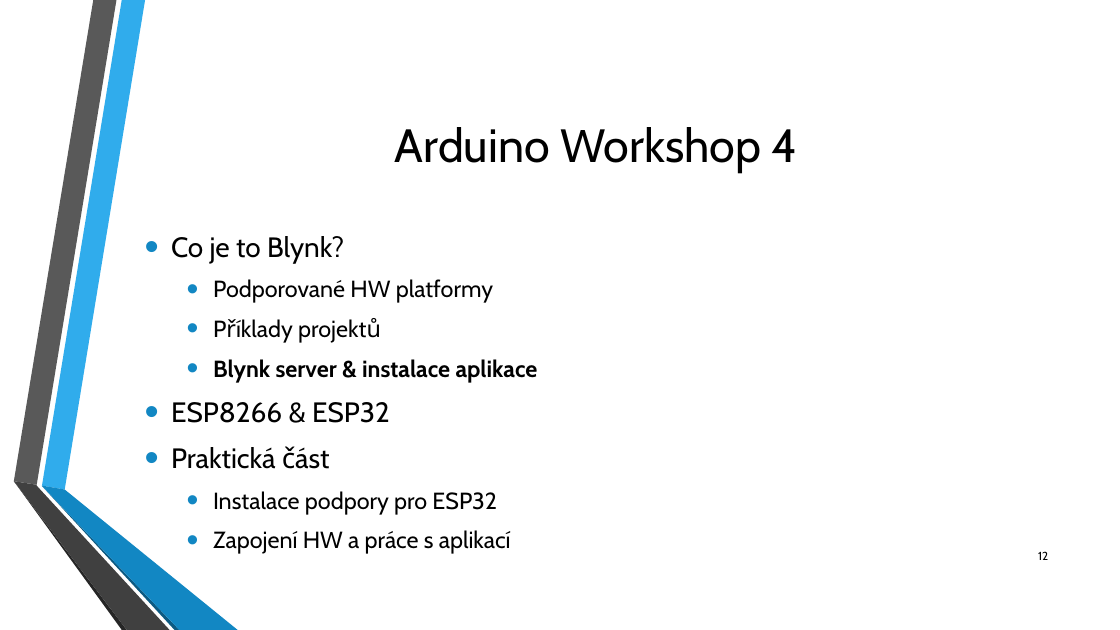
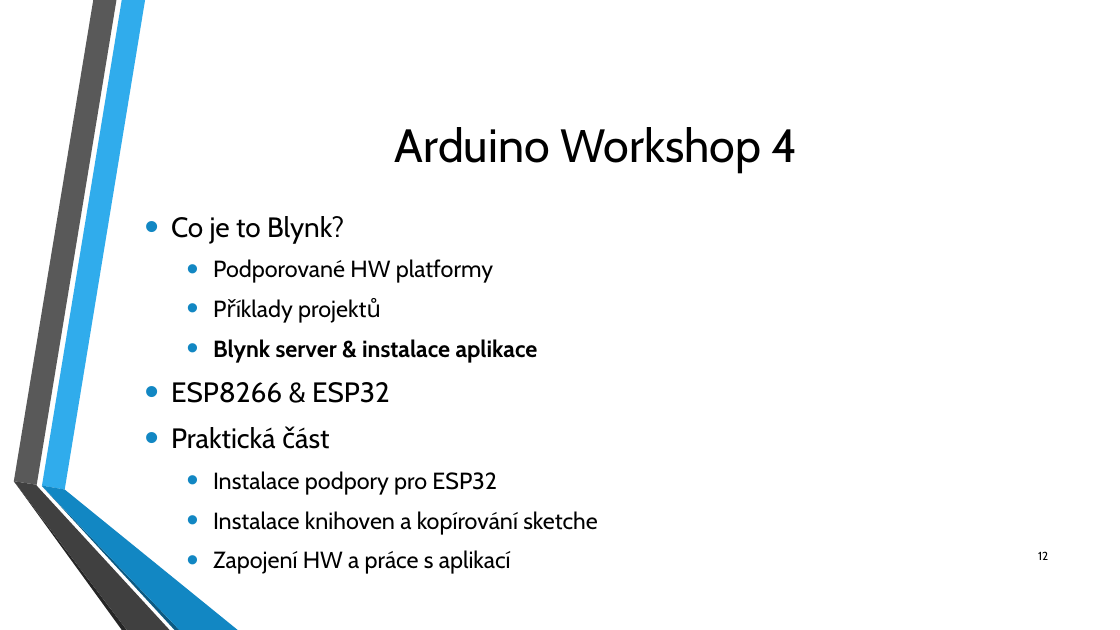
Before and after one commit to fablab-brno/Arduino-Akademie, a slide deck: slide 12 of Workshop 4/Arduino_Workshop_FabLab_4.pptx. Drawn at 1120x630 pixels with LibreOffice and Linux fonts; fonts in the diff are those of the drawing; background and template pictures are left out. Boxes give left, top, right and bottom in pixels: in the first picture for what was removed or moved away, otherwise in the second. Text is boxed around its words. In the diff, an @@ line names an element or a change of style, - is before the commit and + after.

```diff
--- a/Workshop 4/Arduino_Workshop_FabLab_4.pptx
+++ b/Workshop 4/Arduino_Workshop_FabLab_4.pptx
@@ text at [213,511,598,535]: paragraph added @@
+  • Instalace knihoven a kopírování sketche
```
Also in this commit, not shown: 13 other slides changed, 4 slides added, 1 slide removed, 2 other files.
